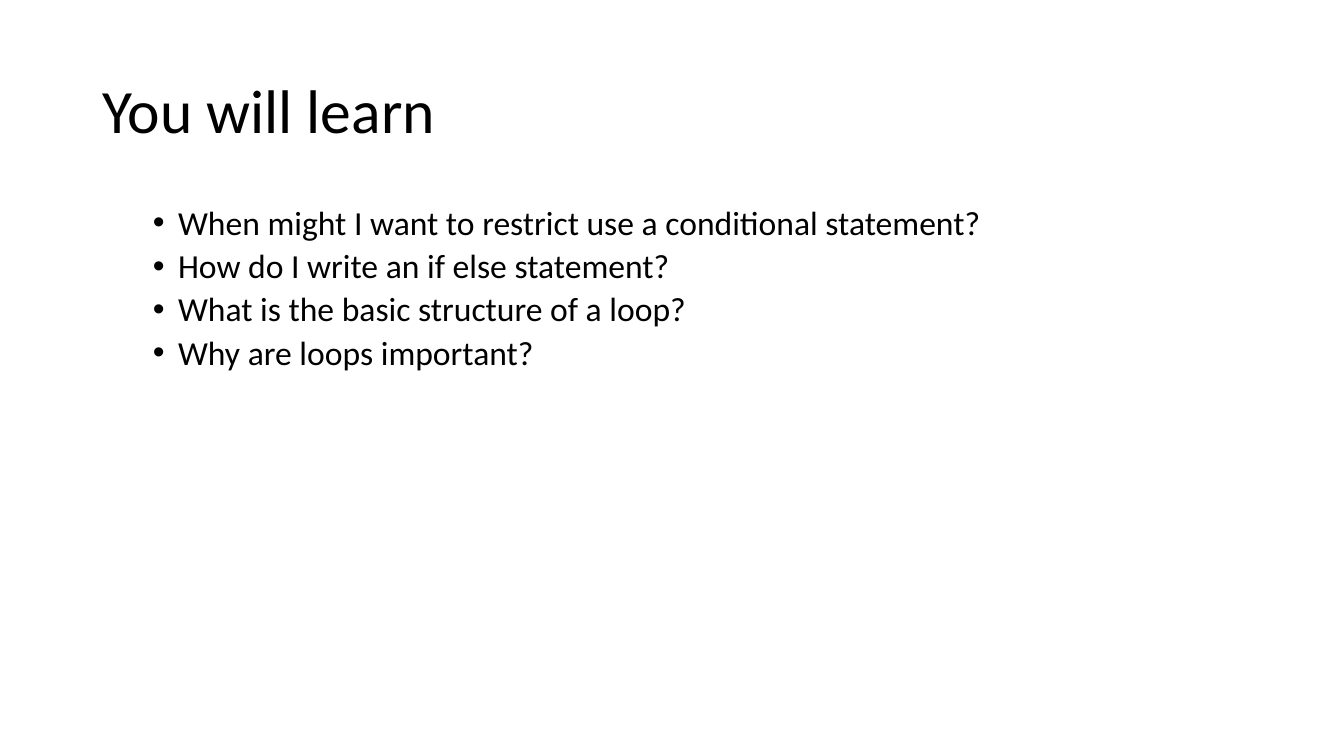
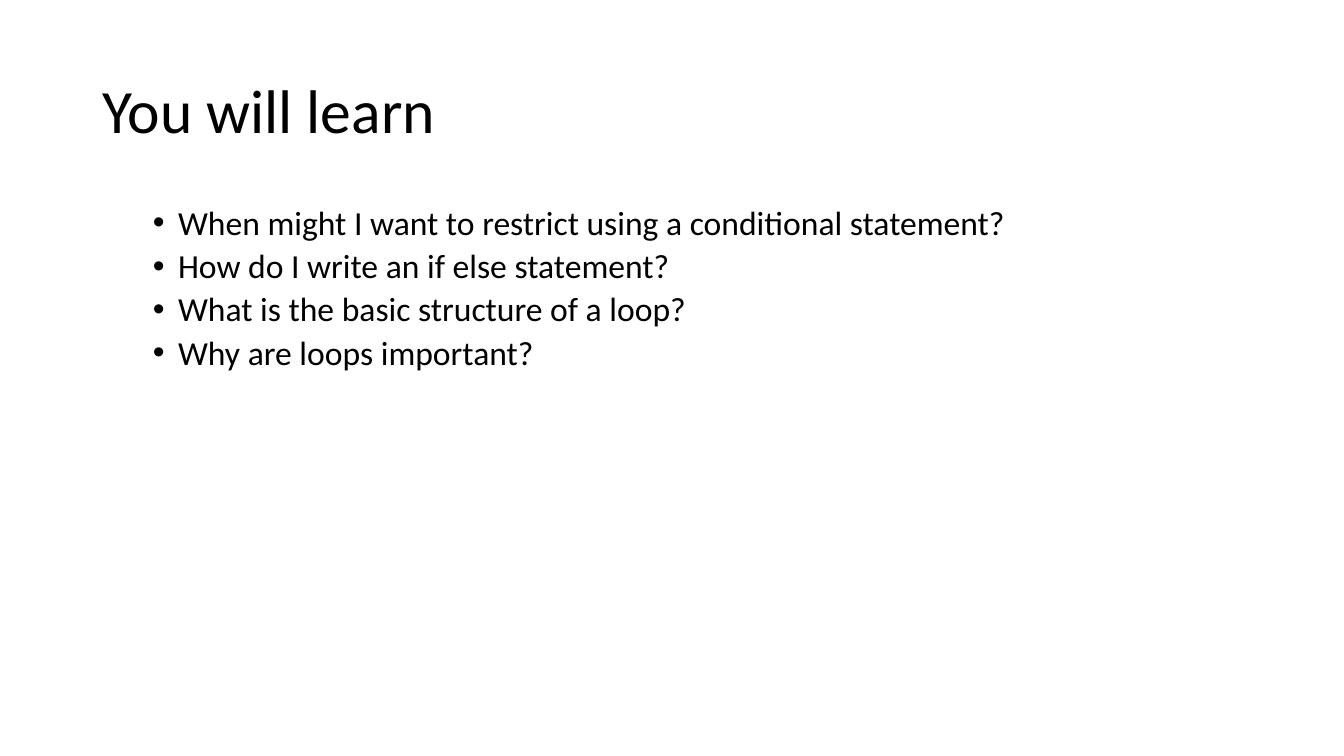
Before and after one commit to ClinicianCoders/ClinicianCoders, a slide deck: slide 4 of Workshops/Workshop7.pptx. Drawn at 1344x756 pixels with LibreOffice and Linux fonts; fonts in the diff are those of the drawing. Boxes give left, top, right and bottom in pixels: in the first picture for what was removed or moved away, otherwise in the second. Text is boxed around its words. In the diff, an @@ line names an element or a change of style, - is before the commit and + after.

```diff
--- a/Workshops/Workshop7.pptx
+++ b/Workshops/Workshop7.pptx
@@ text at box(178, 211, 1005, 241): text changed @@
-  • When might I want to restrict use a conditional statement?
+  • When might I want to restrict using a conditional statement?
```
Also in this commit, not shown: 1 other file.
